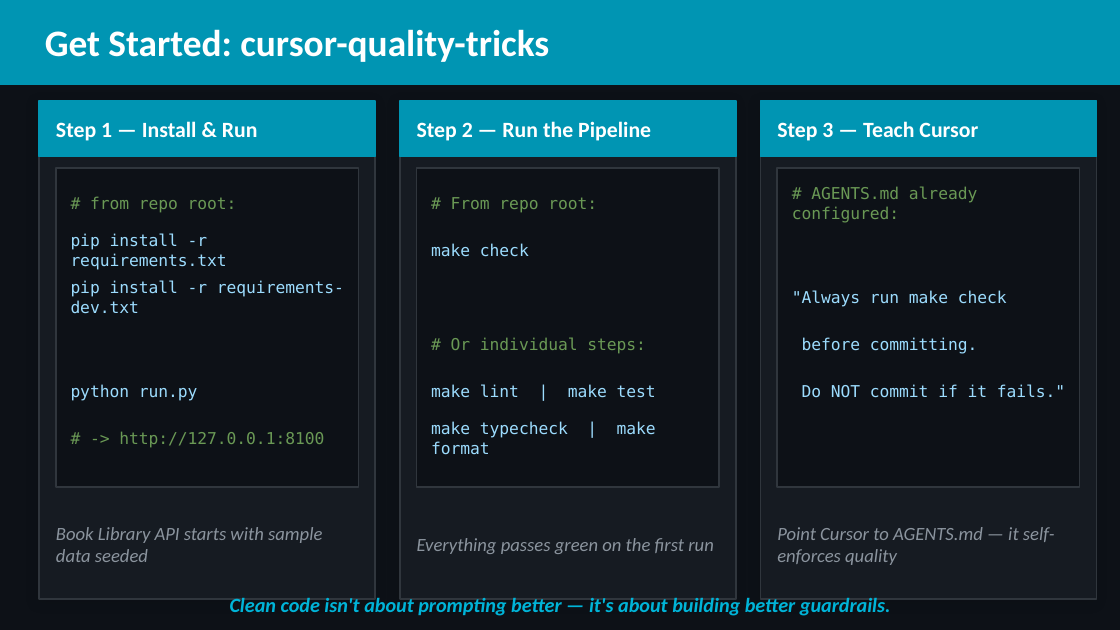
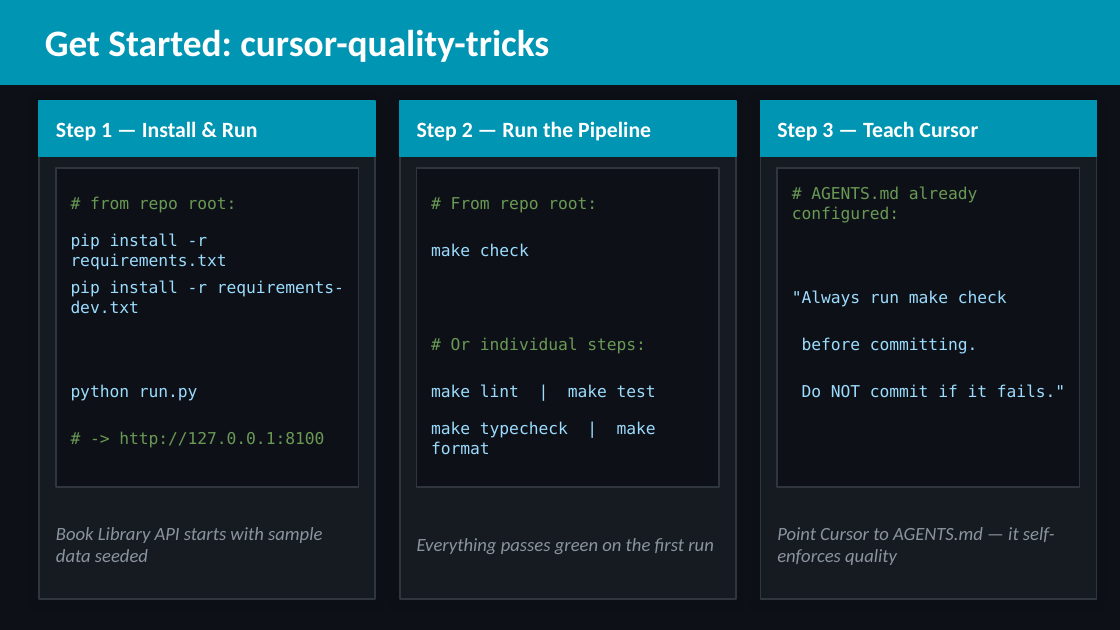
Before and after one commit to code-kern-ai/cursor-quality-tricks, a slide deck: slide 11 of cursor-quality-tricks.pptx (slide 8 before the commit). Drawn at 1120x630 pixels with LibreOffice and Linux fonts; fonts in the diff are those of the drawing. Boxes give left, top, right and bottom in pixels: in the first picture for what was removed or moved away, otherwise in the second. Text is boxed around its words. In the diff, an @@ line names an element or a change of style, - is before the commit and + after.

```diff
--- a/cursor-quality-tricks.pptx
+++ b/cursor-quality-tricks.pptx
@@ text removed at [230,598,891,616] @@
-Clean code isn't about prompting better — it's about building better guardrails.
```
Also in this commit, not shown: 1 other slide changed, 3 slides added, 7 other files.
